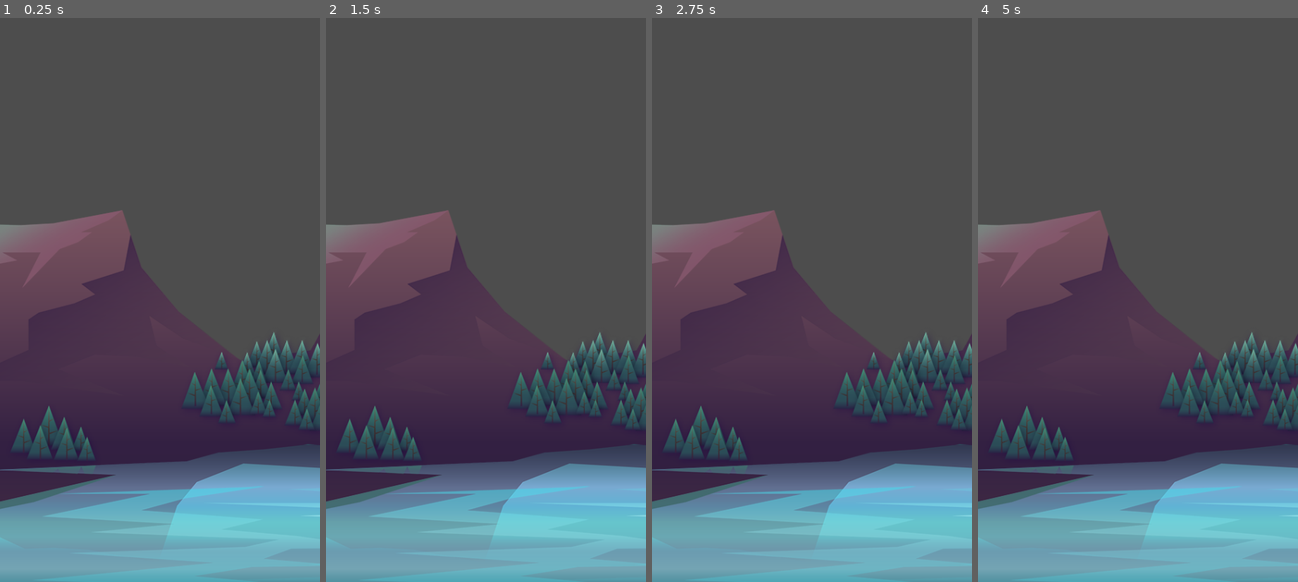
Above: before the commit, frames 1-4 (left to right).
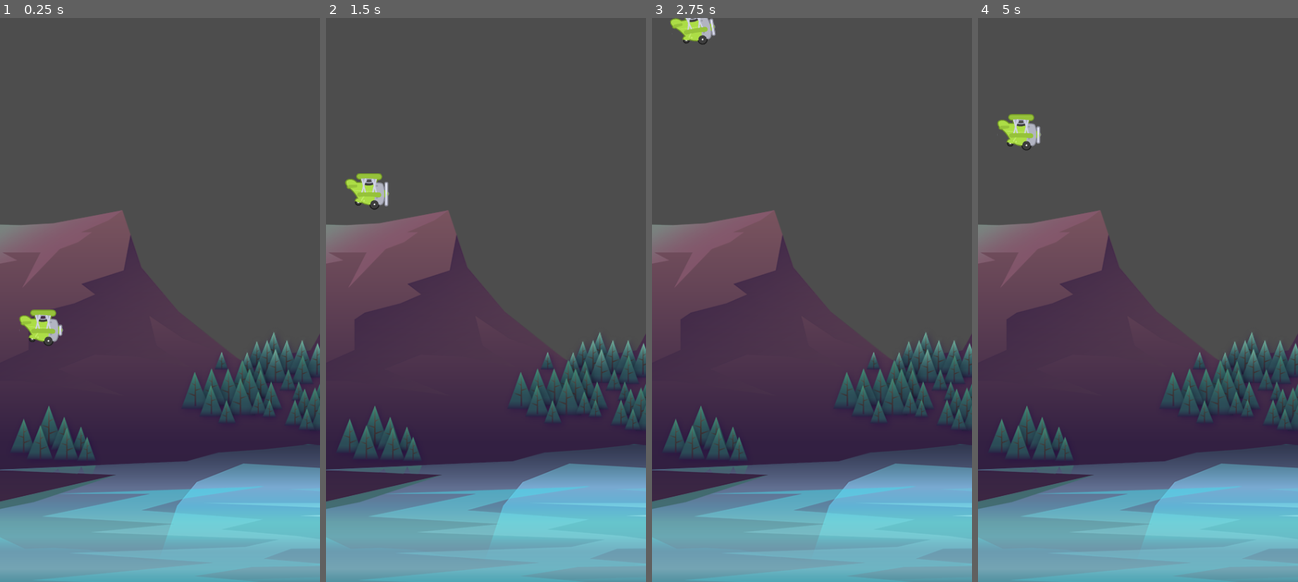
Above: after the commit, the same moments.

Repository: gfarfanb/game-dev-training
Game: Godot game, scene res://scenes/game/game.tscn
The game is run twice, just before and just after one commit, with the same random seed, the same clock (stepped at 60 frames per second) and the same inputs.
Inputs:
- Up to frame 1 (0.25 s): no input
- Up to frame 2 (1.5 s): hold Space (fly, bound only after the commit) 0.53-1.28 s; tap Space (fly, bound only after the commit) at 1.35 s
- Up to frame 3 (2.75 s): hold Space (fly, bound only after the commit) from 2.03 s (still down)
- Up to frame 4 (5 s): release Space (fly, bound only after the commit) at 2.78 s; tap Space (fly, bound only after the commit) at 2.85, 4.35 s; hold Space (fly, bound only after the commit) 3.53-4.28 s

The runs differ from the first frame. In frame 1, 0.5% of the frame differs, in the area x 5-20%, y 51-59%; in frame 2, 0.6%, in the area x 5-20%, y 27-35%; in frame 3, 0.4%; in frame 4, 0.6%.

Commit message:
Plane mechanics

Diff:
--- a/tappy-plane/project.godot
+++ b/tappy-plane/project.godot
@@ -21,6 +21,14 @@
 window/size/viewport_height=845
 window/stretch/mode="canvas_items"
 
+[input]
+
+fly={
+"deadzone": 0.5,
+"events": [Object(InputEventKey,"resource_local_to_scene":false,"resource_name":"","device":-1,"window_id":0,"alt_pressed":false,"shift_pressed":false,"ctrl_pressed":false,"meta_pressed":false,"pressed":false,"keycode":0,"physical_keycode":32,"key_label":0,"unicode":32,"location":0,"echo":false,"script":null)
+]
+}
+
 [rendering]
 
 renderer/rendering_method="mobile"
--- /dev/null
+++ b/tappy-plane/scenes/barrier/barrier.tscn
@@ -0,0 +1,10 @@
+[gd_scene load_steps=2 format=3 uid="uid://cxb5c06n3sygy"]
+
+[sub_resource type="RectangleShape2D" id="RectangleShape2D_1cd05"]
+size = Vector2(496, 20)
+
+[node name="Barrier" type="StaticBody2D"]
+
+[node name="CollisionShape2D" type="CollisionShape2D" parent="."]
+position = Vector2(238, 0)
+shape = SubResource("RectangleShape2D_1cd05")
--- a/tappy-plane/scenes/game/game.tscn
+++ b/tappy-plane/scenes/game/game.tscn
@@ -1,9 +1,20 @@
-[gd_scene load_steps=2 format=3 uid="uid://pu6i3ypf7k0"]
+[gd_scene load_steps=4 format=3 uid="uid://pu6i3ypf7k0"]
 
 [ext_resource type="Texture2D" uid="uid://ly20vc21wer8" path="res://assets/background/rocks_2.png" id="1_x0ie2"]
+[ext_resource type="PackedScene" uid="uid://eq47d7qdu2mh" path="res://scenes/plane/plane.tscn" id="2_vgmax"]
+[ext_resource type="PackedScene" uid="uid://cxb5c06n3sygy" path="res://scenes/barrier/barrier.tscn" id="3_sfvlv"]
 
 [node name="Game" type="Node2D"]
 
 [node name="Sprite2D" type="Sprite2D" parent="."]
 position = Vector2(205, 316)
 texture = ExtResource("1_x0ie2")
+
+[node name="Plane" parent="." instance=ExtResource("2_vgmax")]
+position = Vector2(62, 431)
+
+[node name="Barrier" parent="." instance=ExtResource("3_sfvlv")]
+position = Vector2(0, -26)
+
+[node name="Barrier2" parent="." instance=ExtResource("3_sfvlv")]
+position = Vector2(0, 854)
--- /dev/null
+++ b/tappy-plane/scenes/plane/plane.gd
@@ -0,0 +1,31 @@
+extends CharacterBody2D
+
+const GRAVITY: float = 1000.0
+const POWER: float = -350.0
+
+@onready var propeller_animation = $PropellerAnimation
+@onready var player_animation = $PlayerAnimation
+
+func _ready():
+	pass
+
+
+func _physics_process(delta):
+	velocity.y += GRAVITY * delta
+
+	fly()
+	move_and_slide()
+
+	if is_on_floor():
+		die()
+
+
+func fly():
+	if Input.is_action_pressed("fly"):
+		velocity.y = POWER
+		player_animation.play("power")
+
+
+func die():
+	propeller_animation.stop()
+	set_physics_process(false)
--- /dev/null
+++ b/tappy-plane/scenes/plane/plane.tscn
@@ -0,0 +1,92 @@
+[gd_scene load_steps=11 format=3 uid="uid://eq47d7qdu2mh"]
+
+[ext_resource type="Texture2D" uid="uid://c2ckbauatgguj" path="res://assets/plane/planes_sheet.png" id="1_ow2ux"]
+[ext_resource type="Script" path="res://scenes/plane/plane.gd" id="1_qifxs"]
+
+[sub_resource type="AtlasTexture" id="AtlasTexture_7aiuf"]
+atlas = ExtResource("1_ow2ux")
+region = Rect2(0, 0, 88, 73)
+
+[sub_resource type="AtlasTexture" id="AtlasTexture_0f5dm"]
+atlas = ExtResource("1_ow2ux")
+region = Rect2(88, 0, 88, 73)
+
+[sub_resource type="AtlasTexture" id="AtlasTexture_6iqa5"]
+atlas = ExtResource("1_ow2ux")
+region = Rect2(176, 0, 88, 73)
+
+[sub_resource type="SpriteFrames" id="SpriteFrames_cwjkx"]
+animations = [{
+"frames": [{
+"duration": 1.0,
+"texture": SubResource("AtlasTexture_7aiuf")
+}, {
+"duration": 1.0,
+"texture": SubResource("AtlasTexture_0f5dm")
+}, {
+"duration": 1.0,
+"texture": SubResource("AtlasTexture_6iqa5")
+}],
+"loop": true,
+"name": &"fly",
+"speed": 8.0
+}]
+
+[sub_resource type="CircleShape2D" id="CircleShape2D_i8rjq"]
+radius = 22.0
+
+[sub_resource type="Animation" id="Animation_3ykie"]
+resource_name = "power"
+length = 0.3
+step = 0.1
+tracks/0/type = "value"
+tracks/0/imported = false
+tracks/0/enabled = true
+tracks/0/path = NodePath("PropellerAnimation:rotation")
+tracks/0/interp = 1
+tracks/0/loop_wrap = true
+tracks/0/keys = {
+"times": PackedFloat32Array(0, 0.1, 0.3),
+"transitions": PackedFloat32Array(1, 1, 1),
+"update": 0,
+"values": [0.0, -0.349066, 0.0]
+}
+
+[sub_resource type="Animation" id="Animation_mt8jh"]
+length = 0.001
+tracks/0/type = "value"
+tracks/0/imported = false
+tracks/0/enabled = true
+tracks/0/path = NodePath("PropellerAnimation:rotation")
+tracks/0/interp = 1
+tracks/0/loop_wrap = true
+tracks/0/keys = {
+"times": PackedFloat32Array(0),
+"transitions": PackedFloat32Array(1),
+"update": 0,
+"values": [0.0]
+}
+
+[sub_resource type="AnimationLibrary" id="AnimationLibrary_03o5x"]
+_data = {
+"RESET": SubResource("Animation_mt8jh"),
+"power": SubResource("Animation_3ykie")
+}
+
+[node name="Plane" type="CharacterBody2D"]
+script = ExtResource("1_qifxs")
+
+[node name="PropellerAnimation" type="AnimatedSprite2D" parent="."]
+scale = Vector2(0.75, 0.75)
+sprite_frames = SubResource("SpriteFrames_cwjkx")
+animation = &"fly"
+autoplay = "fly"
+frame_progress = 0.979152
+
+[node name="CollisionShape2D" type="CollisionShape2D" parent="."]
+shape = SubResource("CircleShape2D_i8rjq")
+
+[node name="PlayerAnimation" type="AnimationPlayer" parent="."]
+libraries = {
+"": SubResource("AnimationLibrary_03o5x")
+}
